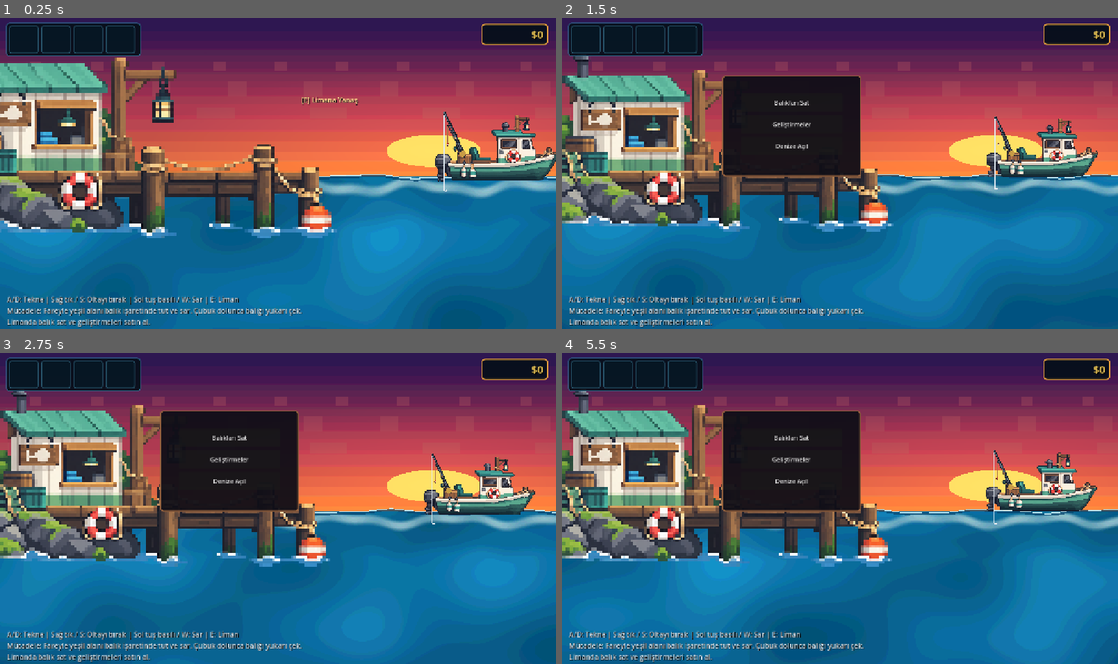
Above: before the commit, frames 1-4 (two rows, left to right).
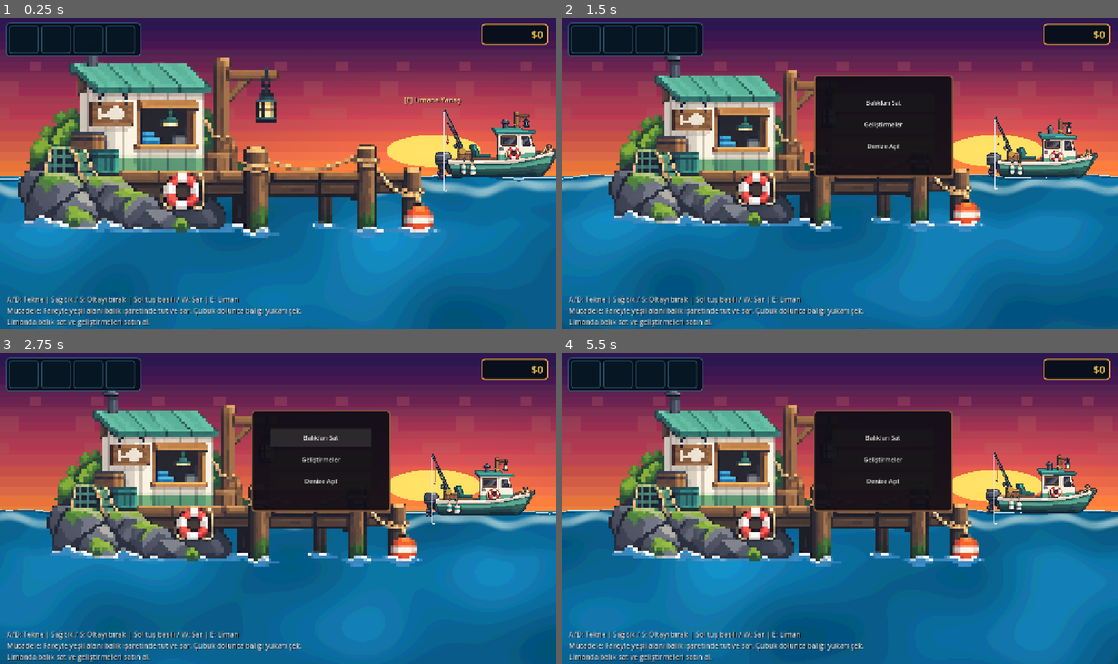
Above: after the commit, the same moments.

Repository: mirackayademir/TinyFisher
Game: Godot game, scene res://scenes/world.tscn
Same seed, same stepped clock (60 frames per second), same inputs: the game is played once before the commit and once after it.
Inputs (mouse positions are in pixels of both pictures, inside the frame that each line leads up to):
- Up to frame 1 (0.25 s): no input
- Up to frame 2 (1.5 s): move the mouse to (962, 157) at 0.52 s; hold D (move_right) 0.53-1.28 s; tap E (dock) at 0.6, 1.35 s; click (962, 157) at 0.67 s; move the mouse to (728, 189) at 1.27 s; hold S from 1.28 s (still down)
- Up to frame 3 (2.75 s): move the mouse to (333, 440) at 2.02 s; release S at 2.03 s; hold D (move_right) from 2.03 s (still down); tap E (dock) at 2.1 s
- Up to frame 4 (5.5 s): move the mouse to (812, 570) at 2.77 s; release D (move_right) at 2.78 s; hold W 2.78-3.53 s; tap E (dock) every 0.75 s from 2.85 to 5.1 s; click (812, 570) at 2.92 s; move the mouse to (1006, 555) at 3.52 s; hold A (move_left) 3.53-5.03 s; move the mouse to (673, 461) at 4.27 s; move the mouse to (867, 508) at 5.02 s; hold S from 5.03 s (still down); click (867, 508) at 5.17 s

The runs differ from the first frame. In frame 1, 31% of the frame differs, in the area x 0-100%, y 12-71%; in frame 2, 30%; in frame 3, 31%; in frame 4, 31%, in the area x 0-100%, y 12-69%.

Commit message:
Allow boat to approach harbor dock edge

Diff:
--- a/scenes/boat.gd
+++ b/scenes/boat.gd
@@ -3,6 +3,7 @@
 @export var speed: float = 220.0
 @export var speed_per_level: float = 35.0
 @export var min_world_x: float = 470.0
+@export var harbor_dock_approach: float = 270.0
 
 @export var rod_rest_rotation: float = 0.0
 @export var rod_reel_rotation: float = -0.16
@@ -64,9 +65,11 @@
 		velocity.y = 0.0
 		move_and_slide()
 
-	# Limanın içine girme; sadece sağdaki yanaşma/geliştirme noktasına kadar yaklaş.
-	if global_position.x < min_world_x:
-		global_position.x = min_world_x
+	# World liman ölçeğine dokunmadan, teknenin görünmez duvarını iskeleye kadar yaklaştır.
+	# world.gd min_world_x değerini yanaşma bölgesi için korur; burada görsel tekne ofsetini telafi ediyoruz.
+	var effective_min_world_x := min_world_x - harbor_dock_approach
+	if global_position.x < effective_min_world_x:
+		global_position.x = effective_min_world_x
 		if velocity.x < 0.0:
 			velocity.x = 0.0
 
